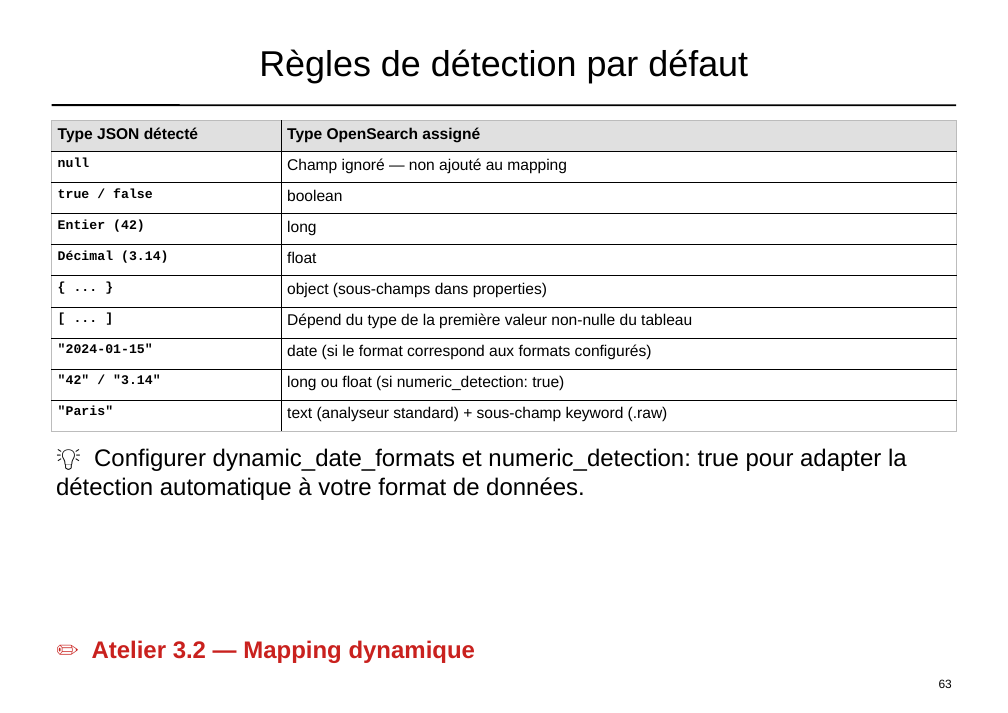
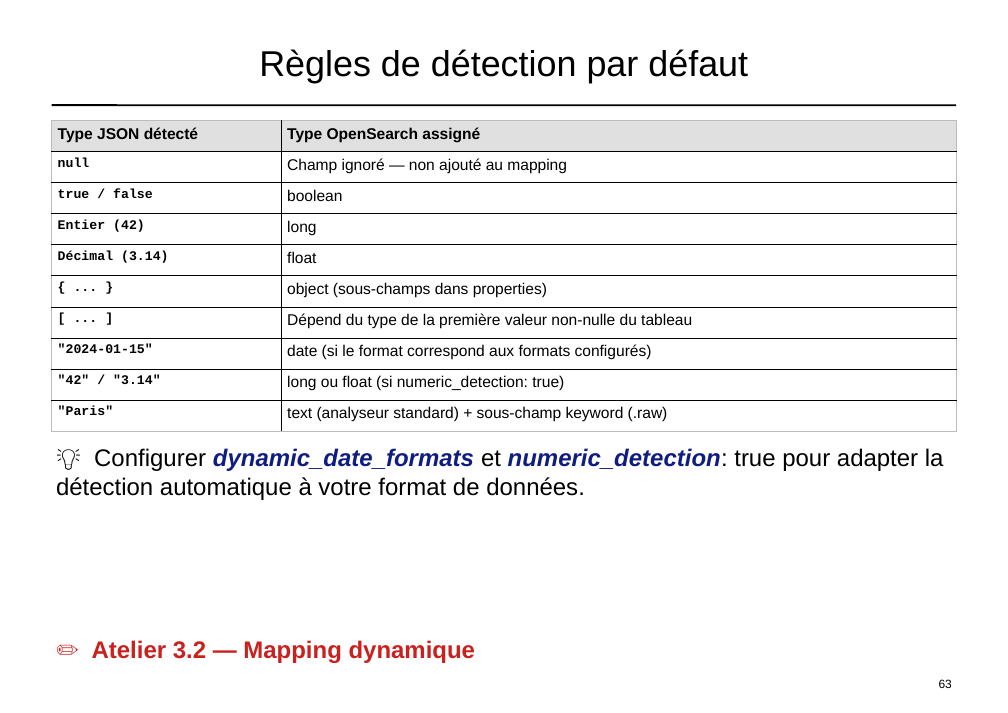
Before and after one commit to dthibau/opensearch, a slide deck: slide 50 of opensearch_simple.pptx. Drawn at 1008x713 pixels with LibreOffice and Linux fonts; fonts in the diff are those of the drawing. Boxes give left, top, right and bottom in pixels: in the first picture for what was removed or moved away, otherwise in the second. Text is boxed around its words. In the diff, an @@ line names an element or a change of style, - is before the commit and + after.

```diff
--- a/opensearch_simple.pptx
+++ b/opensearch_simple.pptx
@@ text at (56,448,944,500): text colour #000000 to #0F1C81, bold on, italic on in "dynamic_date_formats numeric_detection:" @@
```
Also in this commit, not shown: 23 other slides changed, 11 slides added, 3 other files.
